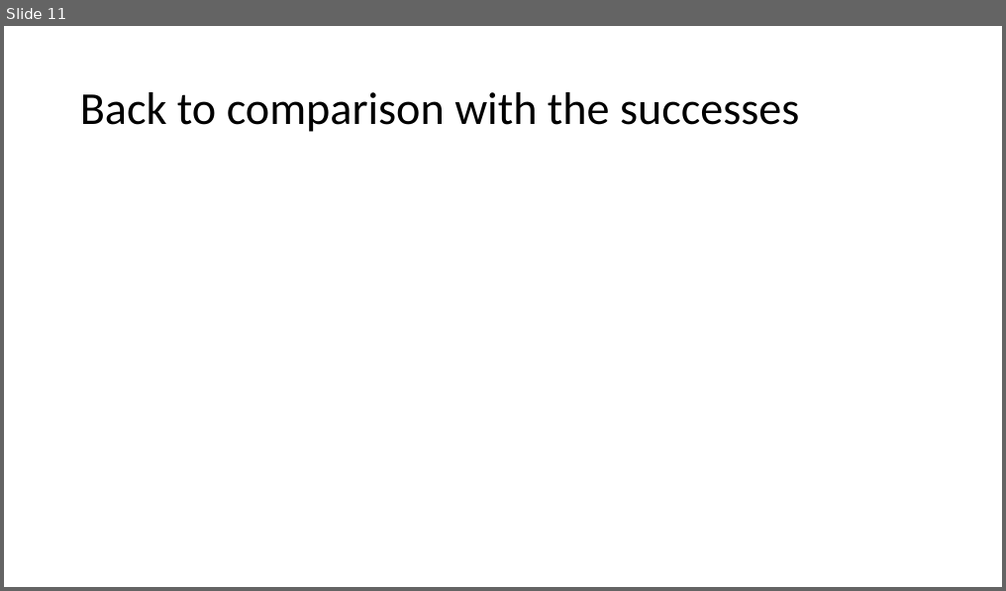
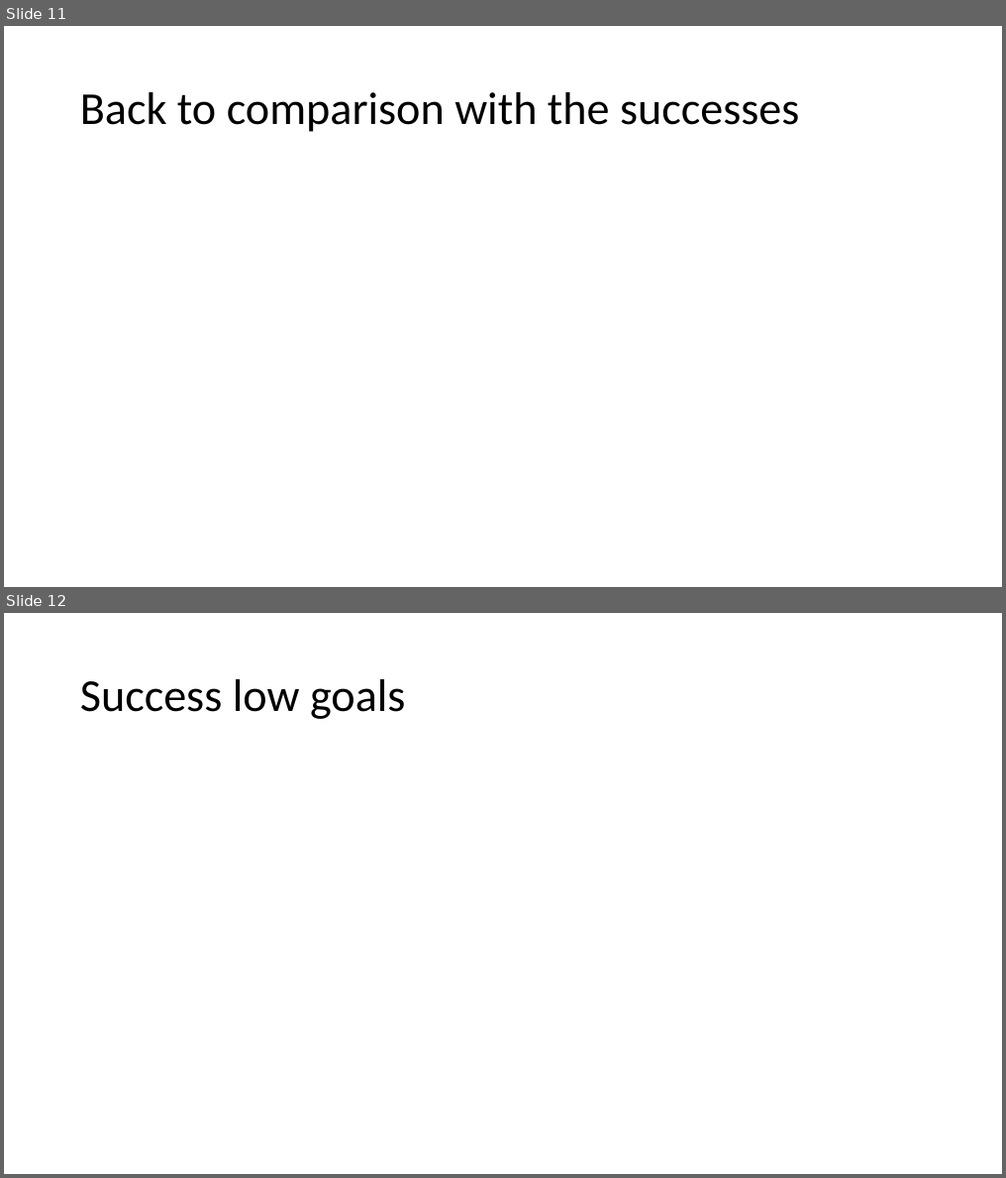
Before and after one commit to kgreengrass/fictional-happiness, a slide deck: Page 1.pptx. Shown one above the other, each under a label of ours: slide 11 before the commit, slides 11 and 12 after it. The pictures are 1006x591 and 1006x1178 pixels, drawn with LibreOffice and Linux fonts; fonts in the diff are those of the drawing. Boxes give left, top, right and bottom in pixels: in the first picture for what was removed or moved away, otherwise in the second. Text is boxed around its words. In the diff, an @@ line names an element or a change of style, - is before the commit and + after.

```diff
--- a/Page 1.pptx
+++ b/Page 1.pptx
@@ slide 12 added at box(4, 613, 1002, 1174), background #FFFFFF @@
@@ title added at box(80, 679, 406, 719), 44 pt, text #000000 @@
+Success low goals
```
Also in this commit, not shown: 4 other files.
